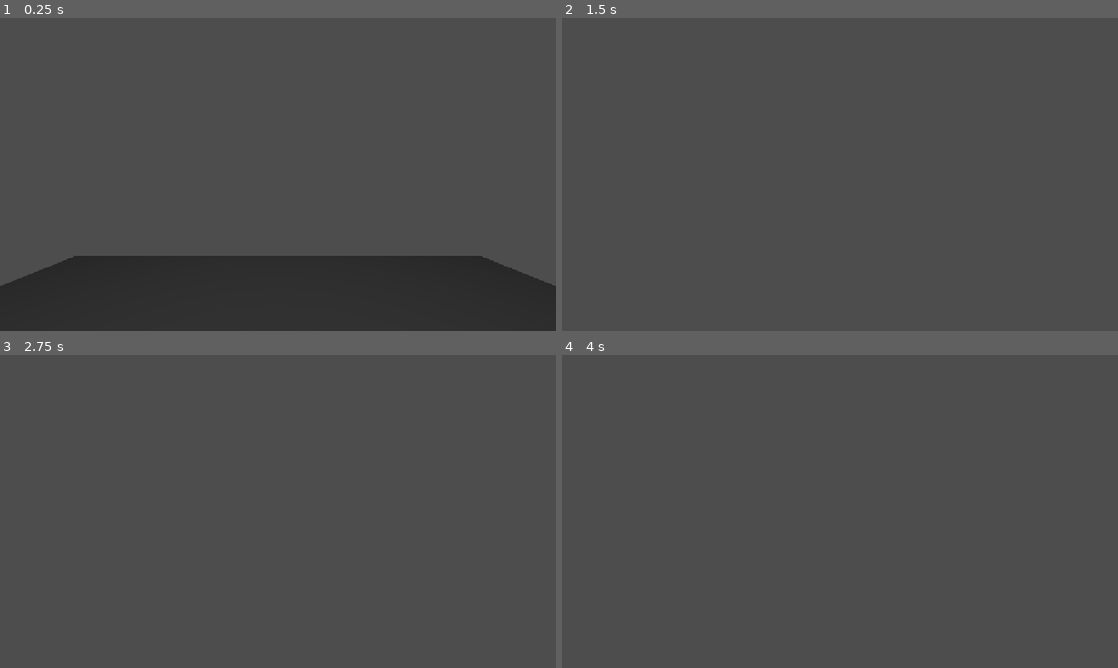
Above: before the commit, frames 1-4 (two rows, left to right).
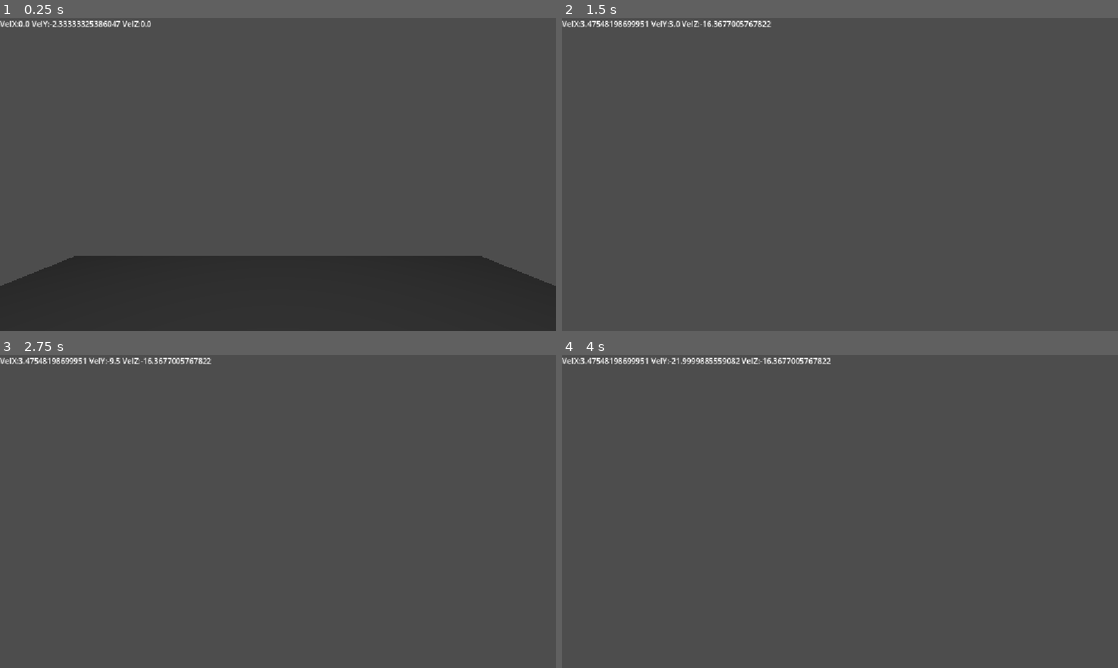
Above: after the commit, the same moments.

Repository: V3AI-Seven/processing-assignments-10
Game: Godot game, scene res://scenes/projects/time_trials.tscn
Same seed, same stepped clock (60 frames per second), same inputs: the game is played once before the commit and once after it. This scene is started directly instead of the project's main scene.
Inputs (mouse positions are in pixels of both pictures, inside the frame that each line leads up to):
- Up to frame 1 (0.25 s): no input
- Up to frame 2 (1.5 s): tap Enter at 0.5 s; move the mouse to (867, 174) at 0.52 s; hold Shift 0.53-1.28 s; hold W from 0.53 s (still down); tap Space at 0.77 s; move the mouse to (812, 174) at 1.27 s; tap Shift at 1.35 s
- Up to frame 3 (2.75 s): keep holding W; tap Space at 1.52 s; move the mouse to (289, 505) at 2.02 s; hold Shift from 2.03 s (still down)
- Up to frame 4 (4 s): keep holding W; move the mouse to (834, 517) at 2.77 s; release Shift at 2.78 s; tap Shift at 2.85 s; tap Space at 3.02, 3.77 s; move the mouse to (878, 514) at 3.52 s; hold Shift from 3.53 s (still down)

The runs differ from the first frame. In frame 1, 0.3% of the frame differs, in the area x 0-28%, y 0-3%; in frame 2, 0.5%; in frame 3, 0.5%; in frame 4, 0.6%, in the area x 0-49%, y 0-3%.

Commit message:
More movement work

Diff:
--- a/scenes/projects/time_trials.tscn
+++ b/scenes/projects/time_trials.tscn
@@ -25,6 +25,11 @@
 [node name="Camera3D" type="Camera3D" parent="Player/CameraAnchor"]
 transform = Transform3D(1, 0, 0, 0, 1, 0, 0, 0, 1, 0, 2.1994114e-05, 0)
 
+[node name="VelocityDebug" type="Label" parent="Player/CameraAnchor/Camera3D"]
+offset_right = 128.0
+offset_bottom = 23.0
+text = "VelX:0 VelY:0 VelZ:0"
+
 [node name="Floor" type="StaticBody3D" parent="."]
 
 [node name="CollisionShape3D" type="CollisionShape3D" parent="Floor"]
--- a/scripts/TimeTrials/player.gd
+++ b/scripts/TimeTrials/player.gd
@@ -2,8 +2,8 @@
 
 const mouse_sensitivity = 0.002
 
-const sprint_speed = 25 # running speed
-const move_speed = 20 #not running speed
+const sprint_speed = 15 # running speed
+const move_speed = 10 #not running speed
 
 const air_sprint_speed = 25 # running speed
 const air_move_speed = 20 #not running speed
@@ -24,9 +24,17 @@
 		$CameraAnchor/Camera3D.rotate_x(-event.relative.y * mouse_sensitivity)
 		$CameraAnchor/Camera3D.rotation.x = clampf($CameraAnchor/Camera3D.rotation.x, -deg_to_rad(70), deg_to_rad(70))
 
+func update_velocity_feed() -> void:
+	var velX = velocity.x
+	var velY = velocity.y
+	var velZ = velocity.z
+	$CameraAnchor/Camera3D/VelocityDebug.text = "VelX:"+str(velX)+" VelY:"+str(velY)+" VelZ:"+str(velZ)
+
 func _physics_process(delta: float) -> void:
+	update_velocity_feed()
+
 	var applied_speed = move_speed
-	target_velocity = Vector3.ZERO
+	#target_velocity = Vector3.ZERO
 	world_target_velocity = Vector3.ZERO
 
 
@@ -39,13 +47,13 @@
 	if not is_on_floor():
 		applied_speed = 2 #m/s
 
-	if Input.is_key_pressed(KEY_W):
+	if Input.is_key_pressed(KEY_W) and abs(velocity.z) < applied_speed:
 		target_velocity.z -= applied_speed
-	if Input.is_key_pressed(KEY_S):
+	if Input.is_key_pressed(KEY_S) and abs(velocity.z) < applied_speed:
 		target_velocity.z += applied_speed
-	if Input.is_key_pressed(KEY_A):
+	if Input.is_key_pressed(KEY_A) and abs(velocity.x) < applied_speed:
 		target_velocity.x -= applied_speed
-	if Input.is_key_pressed(KEY_D):
+	if Input.is_key_pressed(KEY_D) and abs(velocity.x) < applied_speed:
 		target_velocity.x += applied_speed
 
 
@@ -57,8 +65,10 @@
 			world_target_velocity.x = lerpf(target_velocity.x,0,0.5)
 			world_target_velocity.y = lerpf(target_velocity.y,0,0.5)
 
-	velocity.x = world_target_velocity.x
-	velocity.z = world_target_velocity.z
+	if abs(velocity.x) < applied_speed:
+		velocity.x += world_target_velocity.x * delta
+	if abs(velocity.z) < applied_speed:
+		velocity.z += world_target_velocity.z * delta
 
 	velocity.y -= gravity * delta
 	move_and_slide()
